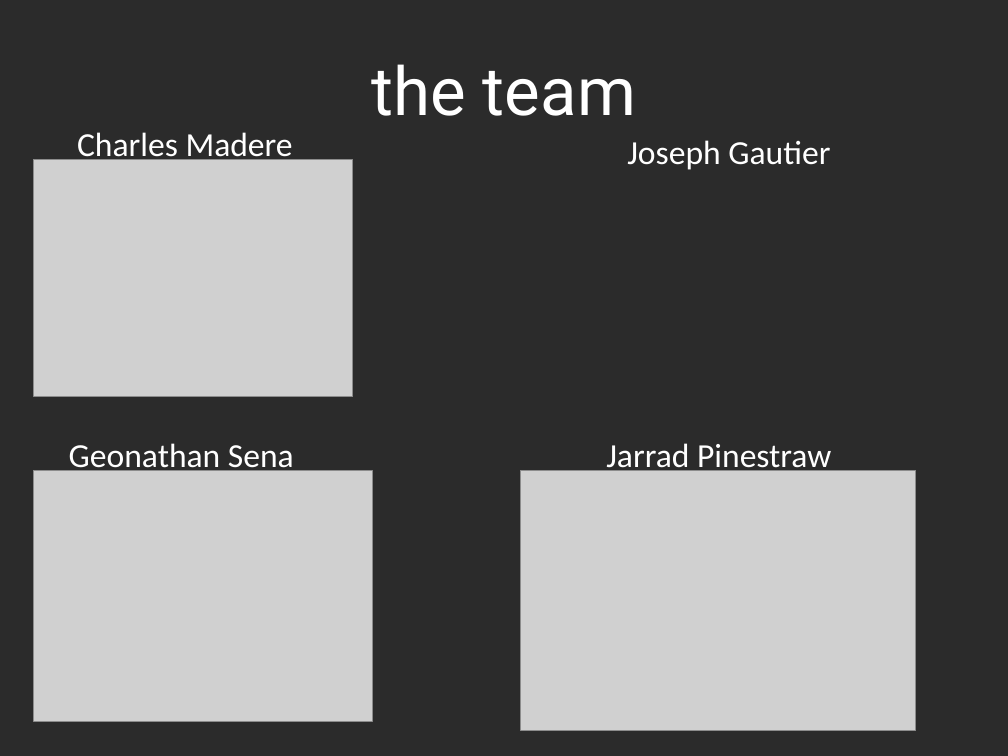
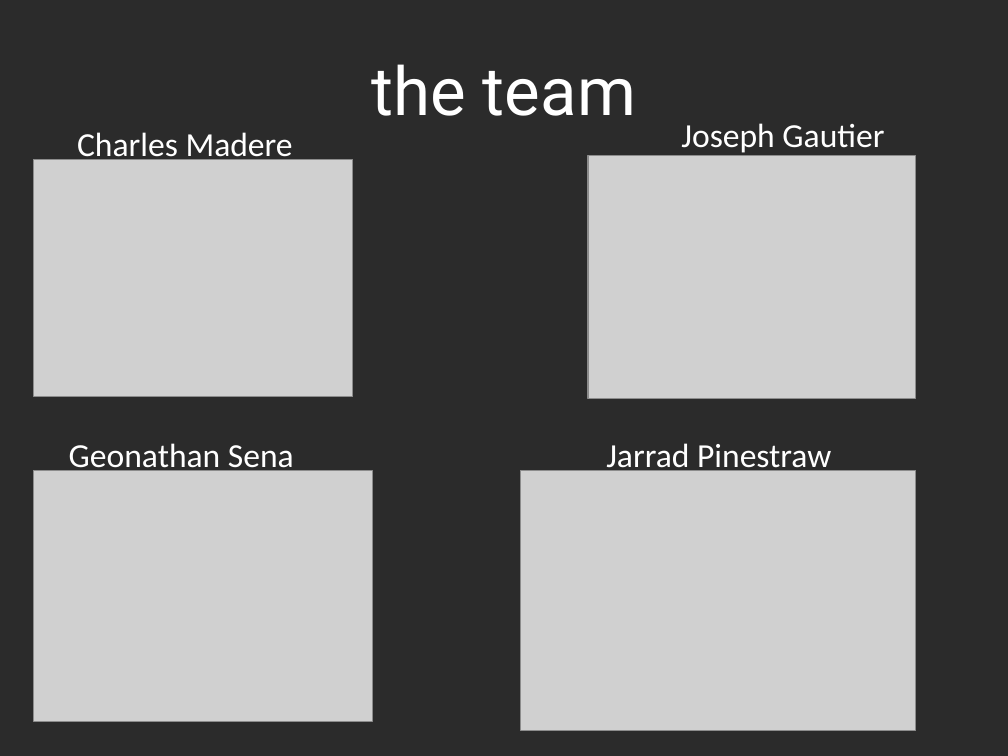
Before and after one commit to charlesmadere/Jiminy-Cricket, a slide deck: slide 2 of documents/Final Presentation.ppt. Drawn at 1008x756 pixels with LibreOffice and Linux fonts; fonts in the diff are those of the drawing; grey boxes stand for pictures; background and template pictures are left out; a plain dark background stands for a picture behind light text. Boxes give left, top, right and bottom in pixels: in the first picture for what was removed or moved away, otherwise in the second. Text is boxed around its words. In the diff, an @@ line names an element or a change of style, - is before the commit and + after.

Commit message:
pic to Final Presentation

```diff
--- a/documents/Final Presentation.ppt
+++ b/documents/Final Presentation.ppt
@@ text "Joseph Gautier": place and size @@
-text "Joseph Gautier" at <box>627,140,830,170</box>
+text "Joseph Gautier" at <box>681,123,884,156</box>
@@ picture added at <box>588,155,915,398</box> @@
```
